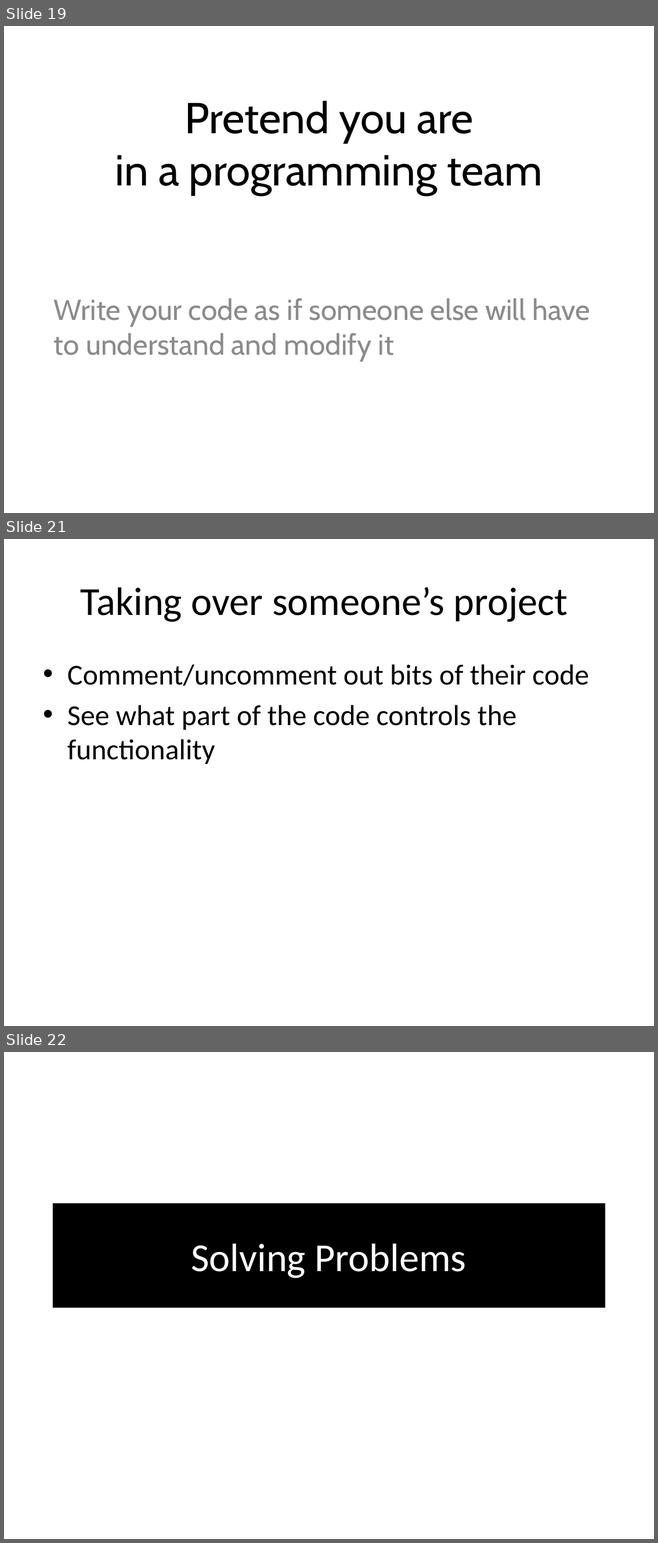
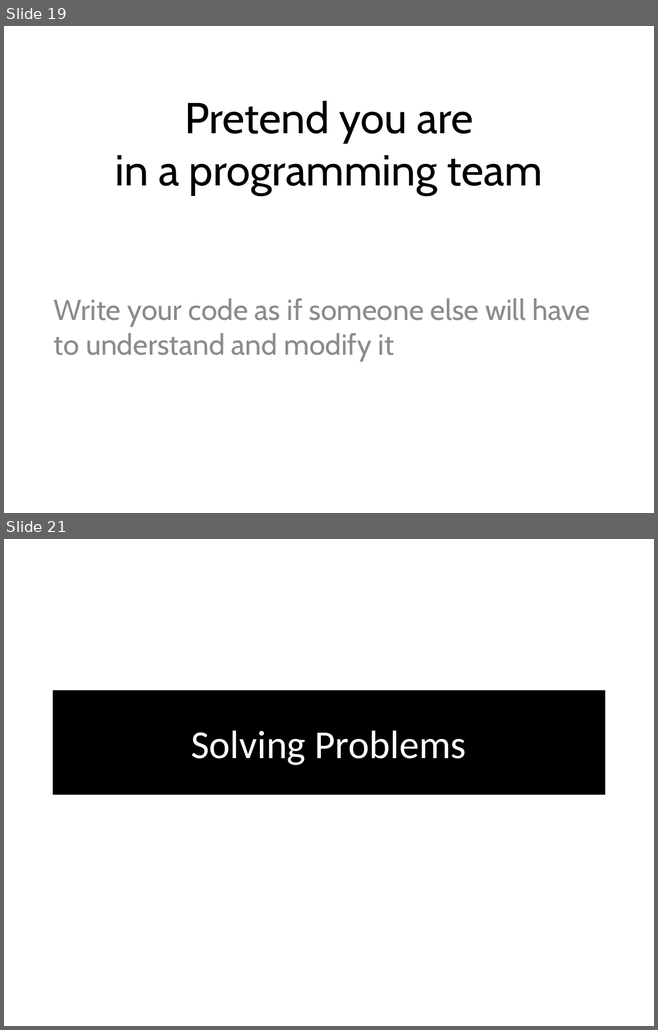
Before and after one commit to lkloh/USArray, a slide deck: BasicsOfCoding/BasicsOfCoding.pptx. Shown one above the other, each under a label of ours: slides 19, 21 and 22 before the commit, slides 19 and 21 after it; the slides between them are not shown. The pictures are 658x1543 and 658x1030 pixels, drawn with LibreOffice and Linux fonts; fonts in the diff are those of the drawing. Boxes give left, top, right and bottom in pixels: in the first picture for what was removed or moved away, otherwise in the second. Text is boxed around its words. In the diff, an @@ line names an element or a change of style, - is before the commit and + after.

```diff
--- a/BasicsOfCoding/BasicsOfCoding.pptx
+++ b/BasicsOfCoding/BasicsOfCoding.pptx
@@ slide 21 removed at bbox=[4, 539, 654, 1026], background #FFFFFF @@
@@ title removed at bbox=[81, 587, 568, 622] @@
-Taking over someone’s project
@@ text removed at bbox=[67, 664, 589, 764] @@
-• Comment/uncomment out bits of their code
-• See what part of the code controls the functionality
@@ what was slide 22 is now slide 21 @@
```
Also in this commit, not shown: 8 slides changed, 2 slides added, 2 other slides removed, 1 other file.
